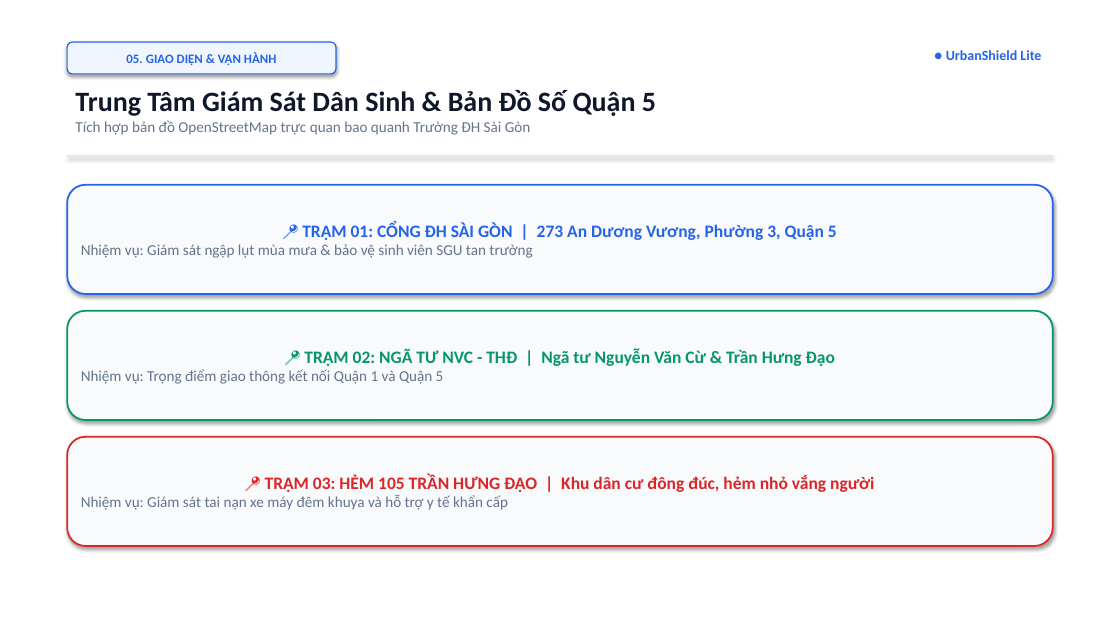
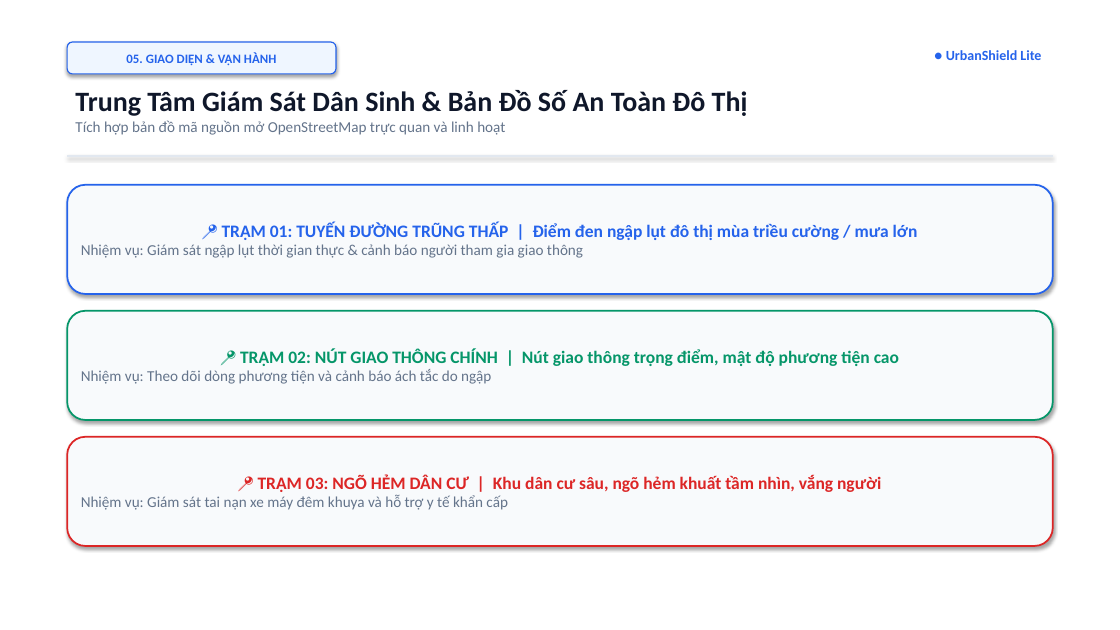
Before and after one commit to nphat-code/sgu-hackathon-2026-ai, a slide deck: slide 6 of SingleNode_UrbanShieldLite_Slides.pptx. Drawn at 1120x630 pixels with LibreOffice and Linux fonts; fonts in the diff are those of the drawing. Boxes give left, top, right and bottom in pixels: in the first picture for what was removed or moved away, otherwise in the second. Text is boxed around its words. In the diff, an @@ line names an element or a change of style, - is before the commit and + after.

```diff
--- a/SingleNode_UrbanShieldLite_Slides.pptx
+++ b/SingleNode_UrbanShieldLite_Slides.pptx
@@ text at (75,90,748,135): text changed @@
-Trung Tâm Giám Sát Dân Sinh & Bản Đồ Số Quận 5
-Tích hợp bản đồ OpenStreetMap trực quan bao quanh Trường ĐH Sài Gòn
+Trung Tâm Giám Sát Dân Sinh & Bản Đồ Số An Toàn Đô Thị
+Tích hợp bản đồ mã nguồn mở OpenStreetMap trực quan và linh hoạt
@@ text in rounded rectangle at (81,223,918,258): text changed; size 13 to 15 pt; text colour #64748B to #2563EB; bold on @@
-📍 TRẠM 01: CỔNG ĐH SÀI GÒN | 273 An Dương Vương, Phường 3, Quận 5
-Nhiệm vụ: Giám sát ngập lụt mùa mưa & bảo vệ sinh viên SGU tan trường
+📍 TRẠM 01: TUYẾN ĐƯỜNG TRŨNG THẤP | Điểm đen ngập lụt đô thị mùa triều cường / mưa lớn
+Nhiệm vụ: Giám sát ngập lụt thời gian thực & cảnh báo người tham gia giao thông
@@ text in rounded rectangle at (81,349,899,384): text changed @@
-📍 TRẠM 02: NGÃ TƯ NVC - THĐ | Ngã tư Nguyễn Văn Cừ & Trần Hưng Đạo
-Nhiệm vụ: Trọng điểm giao thông kết nối Quận 1 và Quận 5
+📍 TRẠM 02: NÚT GIAO THÔNG CHÍNH | Nút giao thông trọng điểm, mật độ phương tiện cao
+Nhiệm vụ: Theo dõi dòng phương tiện và cảnh báo ách tắc do ngập
@@ text in rounded rectangle at (258,475,881,492): text changed @@
-📍 TRẠM 03: HẺM 105 TRẦN HƯNG ĐẠO | Khu dân cư đông đúc, hẻm nhỏ vắng người
+📍 TRẠM 03: NGÕ HẺM DÂN CƯ | Khu dân cư sâu, ngõ hẻm khuất tầm nhìn, vắng người
```
Also in this commit, not shown: 3 other slides changed, 7 other files.
